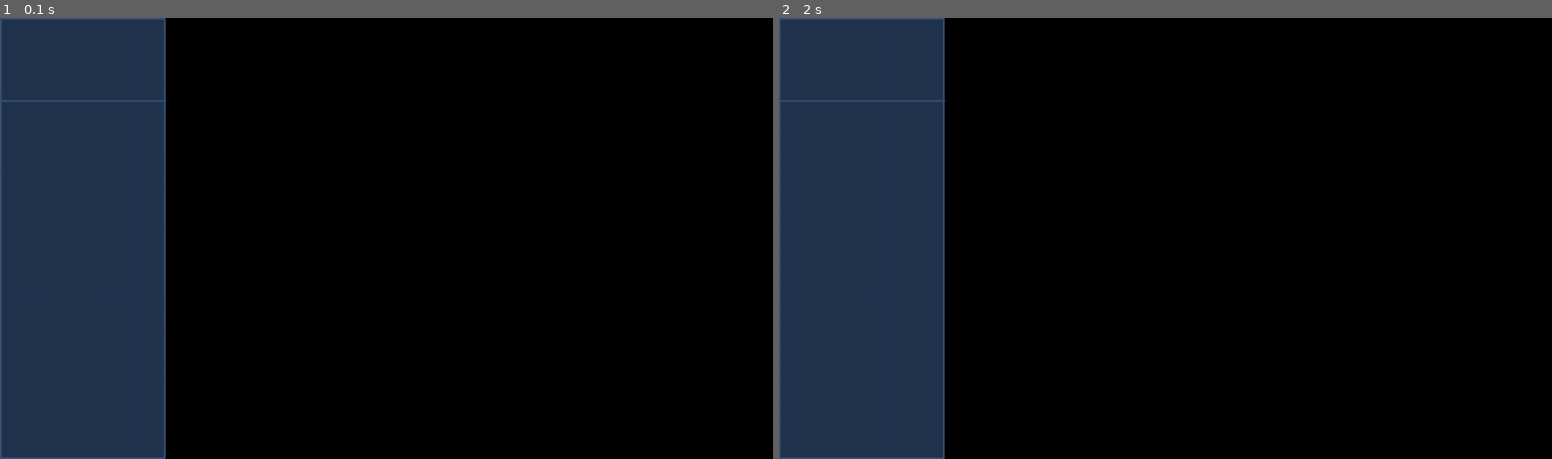
Above: before the commit, frames 1-2 (left to right).
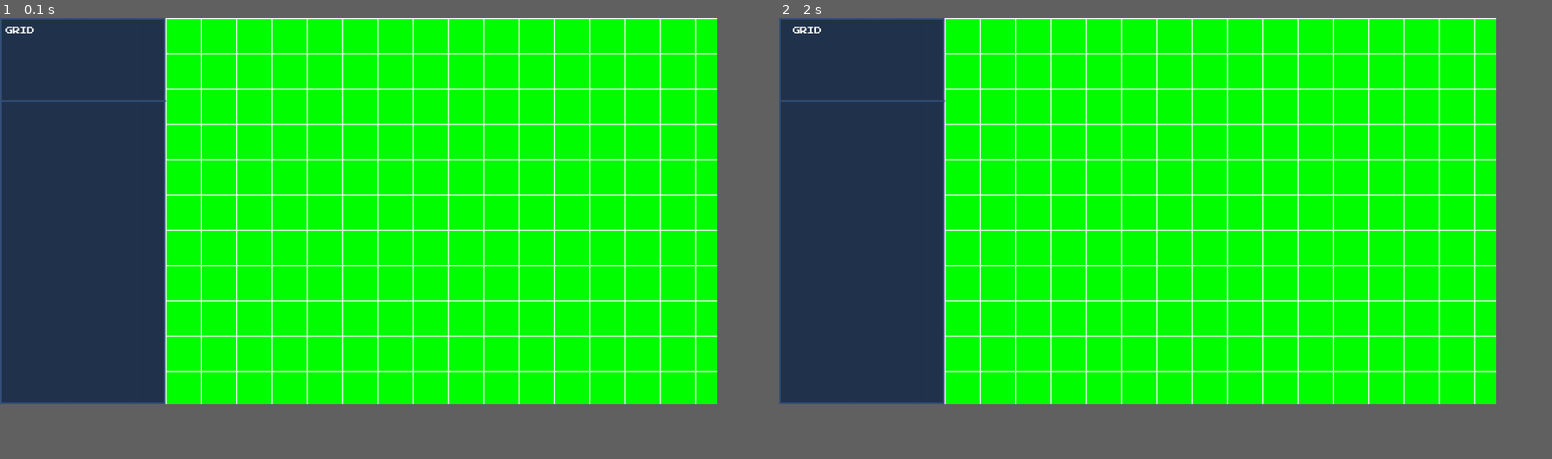
Above: after the commit, the same moments.

Repository: ImYourDope/PyGameLevelDesigner
Game: pygame game, started from main.py
The game is run twice, just before and just after one commit, with the same random seed, the same clock (stepped at 60 frames per second) and the same inputs.
Inputs (mouse positions are in pixels of both pictures, inside the frame that each line leads up to):
- Up to frame 1 (0.1 s): no input
- Up to frame 2 (2 s): press the mouse at (802, 31) at 0.37 s; move the mouse to (956, 66) at 0.47 s; release the mouse at (1111, 106) at 0.6 s; click (802, 31) at 1.72 s, where only the run after the commit has a clickable "GRID"
In our replay, the window is 900x514 before the commit and 835x450 after it. These sizes can differ from the game's own. Grey fills any space a smaller window leaves; there, only what the larger window draws over its background counts as a difference.

The runs differ from the first frame. In frame 1, 65% of the frame differs, in the area x 0-93%, y 0-100%; in frame 2, 65%.

Commit message:
Starting version of the project

Diff:
--- /dev/null
+++ b/buttonclass.py
@@ -0,0 +1,29 @@
+import pygame
+from settings import *
+from canvas import *
+
+
+class Button:
+    def __init__(self, screen, text, pos, func, x_shift, y_shift):
+        self.screen = screen
+        self.surface = main_font.render(text, False, font_color)
+        self.pos = pos
+        self.func = func
+        self.shift_pos = (pos[0] + x_shift, pos[1] + y_shift)
+        self.rect = self.surface.get_rect(topleft=self.pos)
+        self.shift_rect = self.surface.get_rect(topleft=self.shift_pos)
+
+    def mouse_collision(self):
+        return self.rect.collidepoint(pygame.mouse.get_pos()) or self.shift_rect.collidepoint(pygame.mouse.get_pos())
+
+    def draw(self):
+        if not self.mouse_collision():
+            self.screen.blit(self.surface, (self.pos[0], self.pos[1]))
+        else:
+            self.screen.blit(self.surface, (self.shift_pos[0], self.shift_pos[1]))
+
+    def click(self, event):
+        if event.type == pygame.MOUSEBUTTONDOWN:
+            if pygame.mouse.get_pressed()[0]:
+                if self.mouse_collision():
+                    self.func()
--- /dev/null
+++ b/buttons.py
@@ -0,0 +1,12 @@
+from buttonclass import Button
+from canvas import *
+from grid import *
+
+main_buttons = []
+
+
+def create_buttons(screen):
+    main_buttons.append(Button(screen, 'GRID', (10, 10), grid_button, 15, 0))
+
+
+buttons = main_buttons
--- /dev/null
+++ b/canvas.py
@@ -0,0 +1,9 @@
+from playerinput import *
+from settings import *
+
+canvas = pygame.Surface((canvas_width, canvas_height))
+canvas.fill('green')
+
+
+def draw_canvas(screen):
+    screen.blit(canvas, (canvas_pos[0], canvas_pos[1]))
--- /dev/null
+++ b/grid.py
@@ -0,0 +1,21 @@
+from playerinput import *
+from settings import *
+
+grid = pygame.Surface((canvas_width, canvas_height))
+grid.fill(grid_colorkey)
+grid_on = True
+
+
+def grid_button():
+    global grid_on
+    grid_on = not grid_on
+    # print(grid_on)
+
+
+def draw_grid(screen):
+    for column in range(0, canvas_width_in_tiles):
+        pygame.draw.line(grid, grid_color, (column * tile_size, 0), (column * tile_size, canvas_height), grid_thickness)
+    for row in range(0, canvas_height_in_tiles):
+        pygame.draw.line(grid, grid_color, (0, row * tile_size), (screen_width, row * tile_size), grid_thickness)
+    grid.set_colorkey(grid_colorkey)
+    screen.blit(grid, (canvas_pos[0], canvas_pos[1]))
--- a/main.py
+++ b/main.py
@@ -3,19 +3,41 @@
 from settings import *
 from spritesheetloader import *
 from userinterface import *
+from grid import *
+from canvas import *
+from buttons import *
+from buttonclass import *
 
 
 pygame.init()
+
+# CREATE SECTION
 screen = pygame.display.set_mode((screen_width, screen_height))
 pygame.display.set_caption('PyGame Level Designer')
 clock = pygame.time.Clock()
-
+create_buttons(screen)
 
 while True:
+
+    # print(grid_on)
+
+    # DRAW SECTION
+    draw_ui_background(screen)
+    draw_canvas(screen)
+    if grid_on:
+        draw_grid(screen)
     draw_ui(screen)
+    for b in buttons:
+        b.draw()
+
+    # EVENT SECTION
     for event in pygame.event.get():
+        for b in buttons:
+            b.click(event)
         if event.type == pygame.QUIT:
             pygame.quit()
             exit()
+
+    # UPDATE SECTION
     clock.tick(FPS)
     pygame.display.update()
--- /dev/null
+++ b/playerinput.py
@@ -0,0 +1,5 @@
+tile_size = 64
+canvas_width_in_tiles = 30
+canvas_height_in_tiles = 20
+canvas_width = canvas_width_in_tiles * tile_size
+canvas_height = canvas_height_in_tiles * tile_size
--- a/settings.py
+++ b/settings.py
@@ -1,6 +1,12 @@
+import pygame
+
 # MAIN SETTINGS
 FPS = 60
 
+# FONT SETTINGS
+pygame.font.init()
+main_font = pygame.font.Font('ARCADECLASSIC.TTF', 24)
+font_color = (255, 255, 255)
 
 # SPRITESHEET SETTING
 default_sprite_row_color = (255, 255, 0)
@@ -9,14 +15,14 @@
 spritesheet_colorkey_color = (255, 255, 255)
 
 # MAIN SCREEN SETTINGS
-screen_width = 1400
-screen_height = 800
+screen_width = 1300
+screen_height = 700
 upper_margin = 0
 lower_margin = 0
 left_margin = 300
 right_margin = 0
-editing_screen_width = screen_width-left_margin-right_margin
-editing_screen_height = screen_height - upper_margin-lower_margin
+editing_screen_width = screen_width - left_margin - right_margin
+editing_screen_height = screen_height - upper_margin - lower_margin
 
 # UI SETTINGS
 ui_separation_line = 150
@@ -25,4 +31,8 @@
 ui_border_thickness = 3
 
 # EDITING SCREEN SETTINGS
-editing_screen_default_color = (3, 10, 25)
+background_color = (3, 10, 25)
+canvas_pos = (left_margin, 0)
+grid_thickness = 2
+grid_color = (255, 255, 255)
+grid_colorkey = 'blue'
--- a/userinterface.py
+++ b/userinterface.py
@@ -1,7 +1,12 @@
-import pygame
 from settings import *
+from buttonclass import *
 
 ui_rect = (0, 0, left_margin, screen_height)
+
+
+def draw_ui_background(screen):
+    screen.fill(background_color)
+
 
 def draw_ui(screen):
     pygame.draw.rect(screen, ui_main_color, ui_rect)
Binary file added: ARCADECLASSIC.TTF
